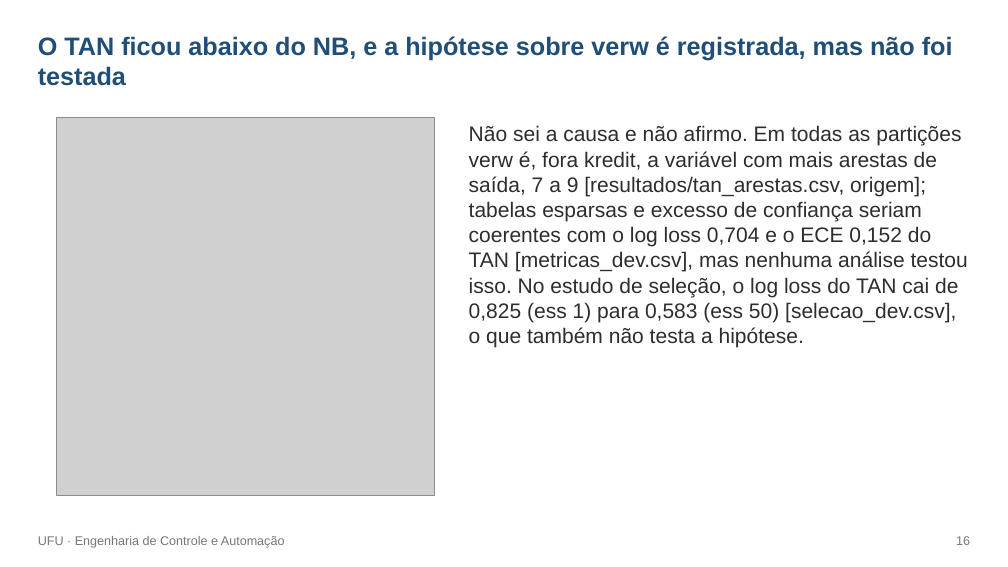
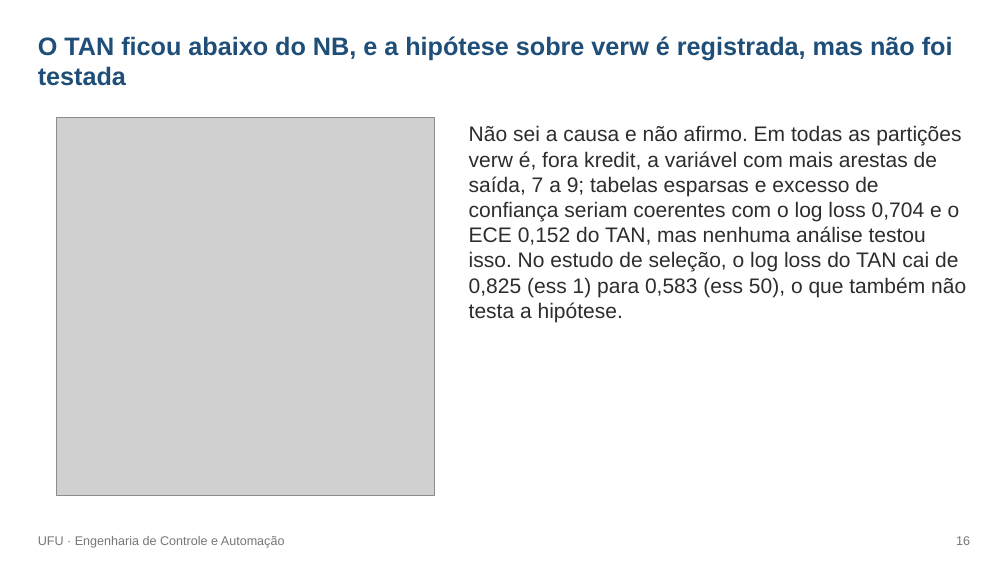
Before and after one commit to rodrigotriboni1/tcc-redes-bayesianas, a slide deck: slide 16 of monografia/defesa/Defesa_TCC_Rodrigo_rascunho.pptx. Drawn at 1008x567 pixels with LibreOffice and Linux fonts; fonts in the diff are those of the drawing; grey boxes stand for pictures. Boxes give left, top, right and bottom in pixels: in the first picture for what was removed or moved away, otherwise in the second. Text is boxed around its words. In the diff, an @@ line names an element or a change of style, - is before the commit and + after.

```diff
--- a/monografia/defesa/Defesa_TCC_Rodrigo_rascunho.pptx
+++ b/monografia/defesa/Defesa_TCC_Rodrigo_rascunho.pptx
@@ text at [469,125,966,322]: text changed @@
-Não sei a causa e não afirmo. Em todas as partições verw é, fora kredit, a variável com mais arestas de saída, 7 a 9 [resultados/tan_arestas.csv, origem]; tabelas esparsas e excesso de confiança seriam coerentes com o log loss 0,704 e o ECE 0,152 do TAN [metricas_dev.csv], mas nenhuma análise testou isso. No estudo de seleção, o log loss do TAN cai de 0,825 (ess 1) para 0,583 (ess 50) [selecao_dev.csv], o que também não testa a hipótese.
+Não sei a causa e não afirmo. Em todas as partições verw é, fora kredit, a variável com mais arestas de saída, 7 a 9; tabelas esparsas e excesso de confiança seriam coerentes com o log loss 0,704 e o ECE 0,152 do TAN, mas nenhuma análise testou isso. No estudo de seleção, o log loss do TAN cai de 0,825 (ess 1) para 0,583 (ess 50), o que também não testa a hipótese.
```
Also in this commit, not shown: 9 other slides changed, 3 other files.
